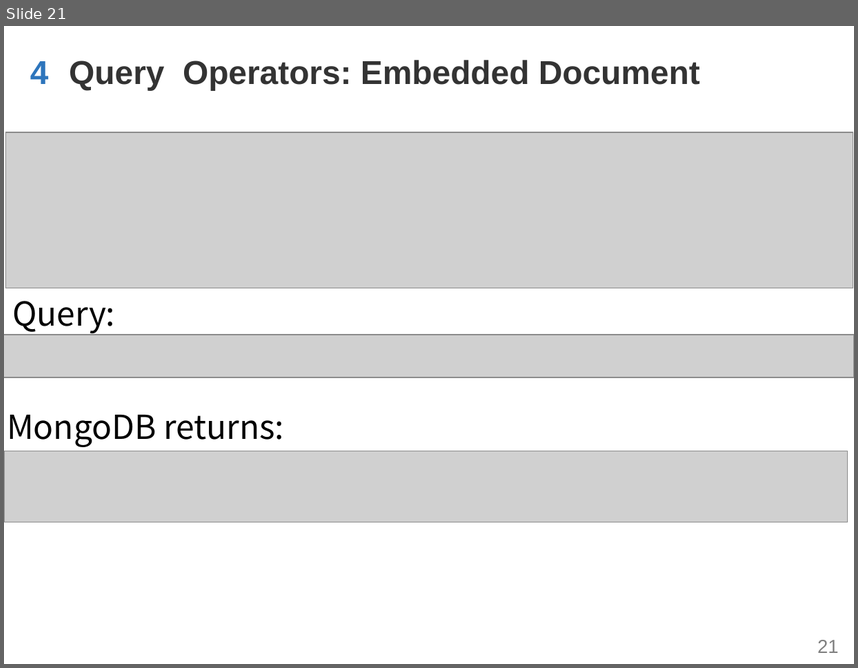
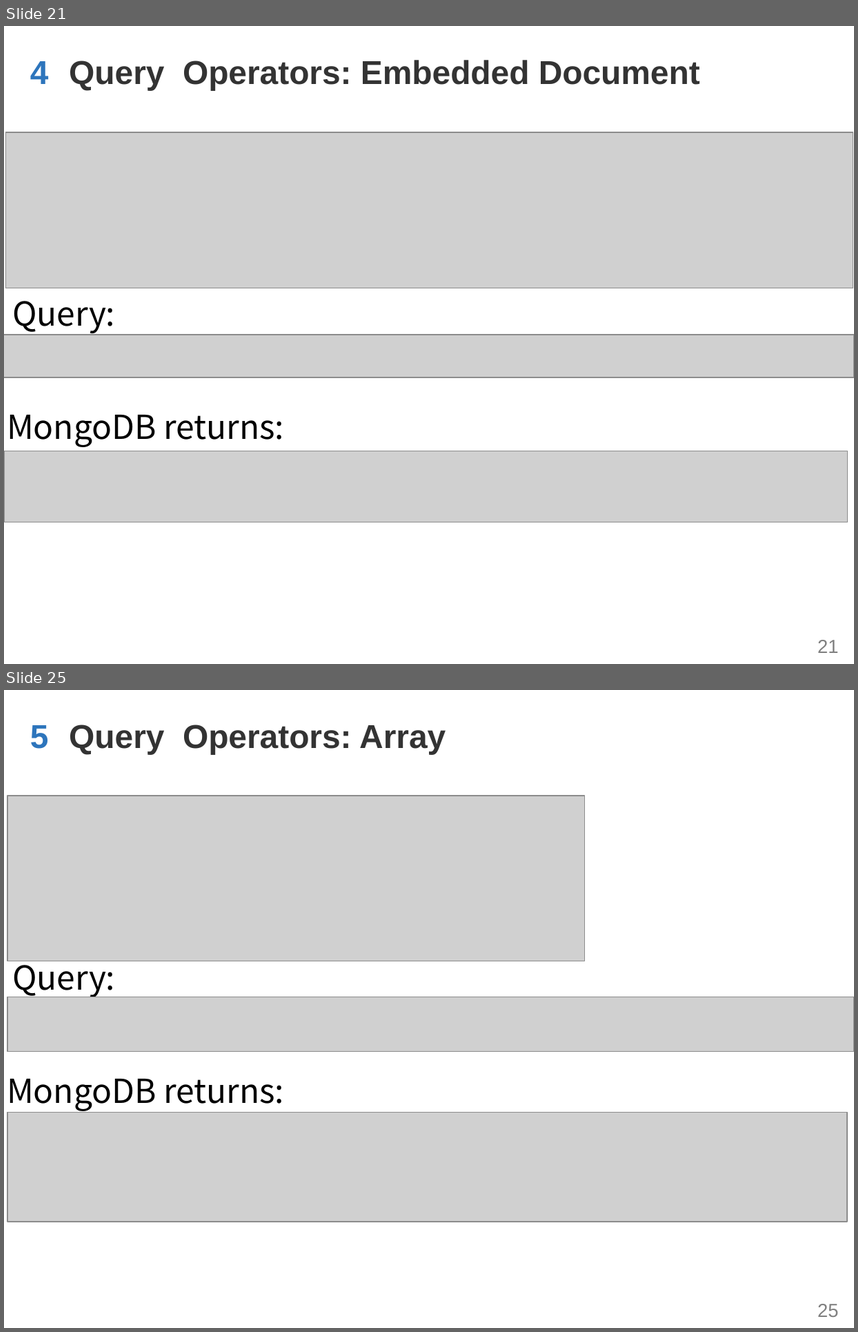
Before and after one commit to WenhaoXu/full-stack-web-course, a slide deck: db/mongodb/2017/materials/MongoDB_CH2(2)_Query.pptx. Shown one above the other, each under a label of ours: slide 21 before the commit, slides 21 and 25 after it; the slides between them are not shown. The pictures are 858x668 and 858x1332 pixels, drawn with LibreOffice and Linux fonts; fonts in the diff are those of the drawing; grey boxes stand for pictures; background and template pictures are left out. Boxes give left, top, right and bottom in pixels: in the first picture for what was removed or moved away, otherwise in the second. Text is boxed around its words. In the diff, an @@ line names an element or a change of style, - is before the commit and + after.

Commit message:
[db] add array query op

```diff
--- a/db/mongodb/2017/materials/MongoDB_CH2(2)_Query.pptx
+++ b/db/mongodb/2017/materials/MongoDB_CH2(2)_Query.pptx
@@ slide 25 added at (4, 690, 854, 1328), background #FFFFFF; not listed: 1 template element that a slide beside it also shows @@
@@ text added at (30, 725, 49, 749), 28 pt, text #2D75BC, bold @@
+5
@@ text added at (69, 724, 446, 754), 28 pt, text #333333, bold @@
+Query Operators: Array
@@ picture added at (7, 796, 584, 960) @@
@@ text added at (12, 956, 115, 998), 28 pt, text #000000 @@
+Query:
@@ picture added at (7, 997, 854, 1052) @@
@@ text added at (7, 1078, 284, 1110), 28 pt, text #000000 @@
+MongoDB returns:
@@ picture added at (7, 1112, 847, 1221) @@
```
Also in this commit, not shown: 5 other slides added, 1 other file.
